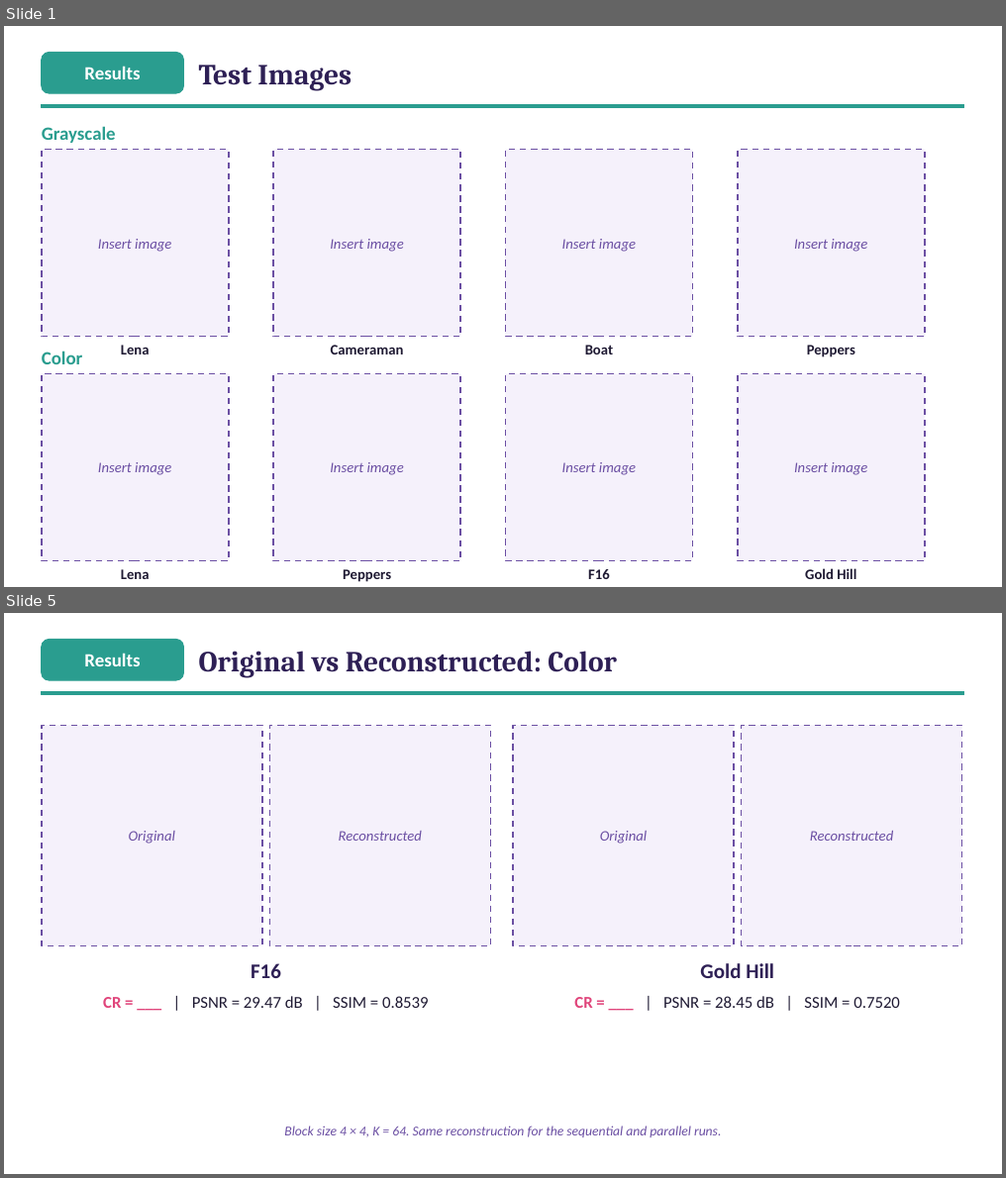
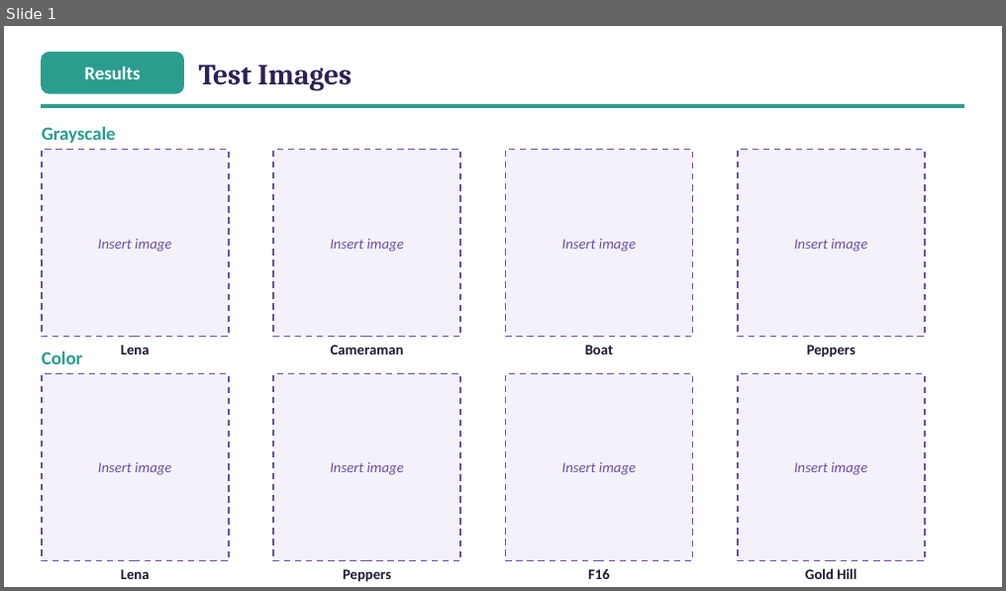
Before and after one commit to ibtihal-cpu/mihk, a slide deck: results/seminar/figs/results_images.pptx. Shown one above the other, each under a label of ours: slides 1 and 5 before the commit, slide 1 after it; the slides between them are not shown. The pictures are 1006x1178 and 1006x591 pixels, drawn with LibreOffice and Linux fonts; fonts in the diff are those of the drawing. Boxes give left, top, right and bottom in pixels: in the first picture for what was removed or moved away, otherwise in the second. Text is boxed around its words. In the diff, an @@ line names an element or a change of style, - is before the commit and + after.

```diff
--- a/results/seminar/figs/results_images.pptx
+++ b/results/seminar/figs/results_images.pptx
@@ slide 5 removed at box(4, 613, 1002, 1174), background #FFFFFF @@
@@ rounded rectangle removed at box(42, 639, 183, 680) @@
@@ text removed at box(84, 653, 140, 666) @@
-Results
@@ text removed at box(199, 651, 617, 677) @@
-Original vs Reconstructed: Color
@@ rectangle removed at box(42, 691, 964, 694) @@
@@ rectangle removed at box(42, 725, 262, 947) @@
@@ rectangle removed at box(269, 725, 491, 947) @@
@@ rectangle removed at box(513, 725, 734, 947) @@
@@ rectangle removed at box(742, 725, 962, 947) @@
@@ text removed at box(129, 831, 175, 844) @@
-Original
@@ text removed at box(339, 831, 422, 841) @@
-Reconstructed
@@ text removed at box(600, 831, 647, 844) @@
-Original
@@ text removed at box(810, 831, 893, 841) @@
-Reconstructed
@@ text removed at box(251, 963, 281, 978) @@
-F16
@@ text removed at box(700, 963, 774, 978) @@
-Gold Hill
@@ text removed at box(103, 996, 429, 1008) @@
-CR = ___ | PSNR = 29.47 dB | SSIM = 0.8539
@@ text removed at box(574, 996, 900, 1008) @@
-CR = ___ | PSNR = 28.45 dB | SSIM = 0.7520
@@ text removed at box(284, 1126, 721, 1138) @@
-Block size 4 × 4, K = 64. Same reconstruction for the sequential and parallel runs.
```
Also in this commit, not shown: 2 slides added, 3 other slides removed, 1 other file.
